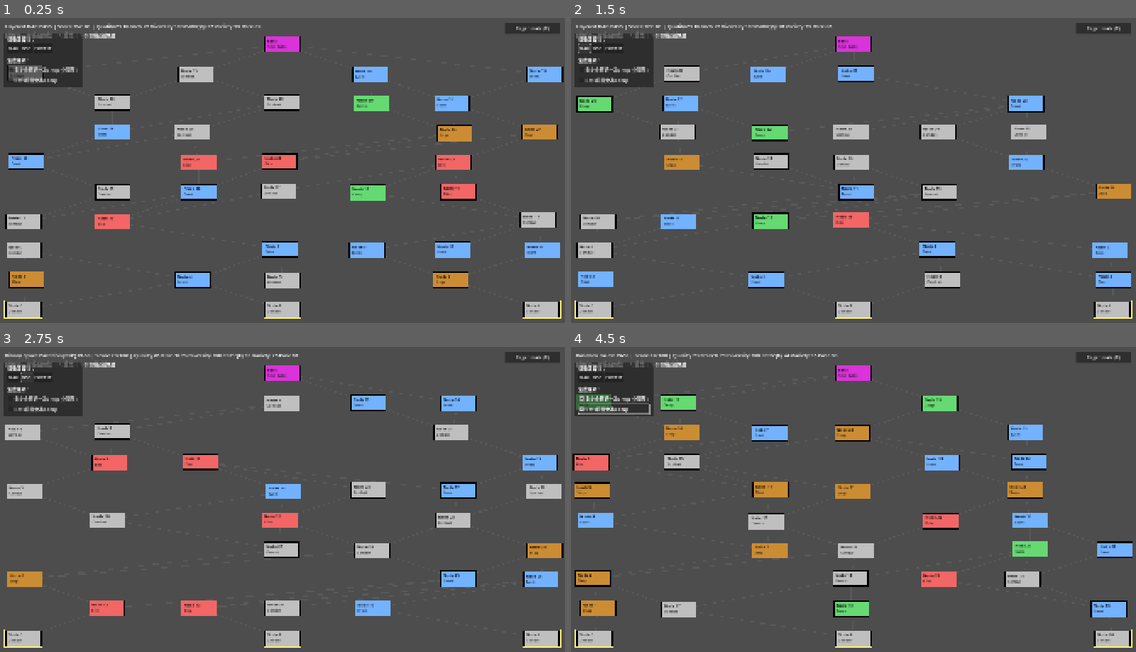
Above: before the commit, frames 1-4 (two rows, left to right).
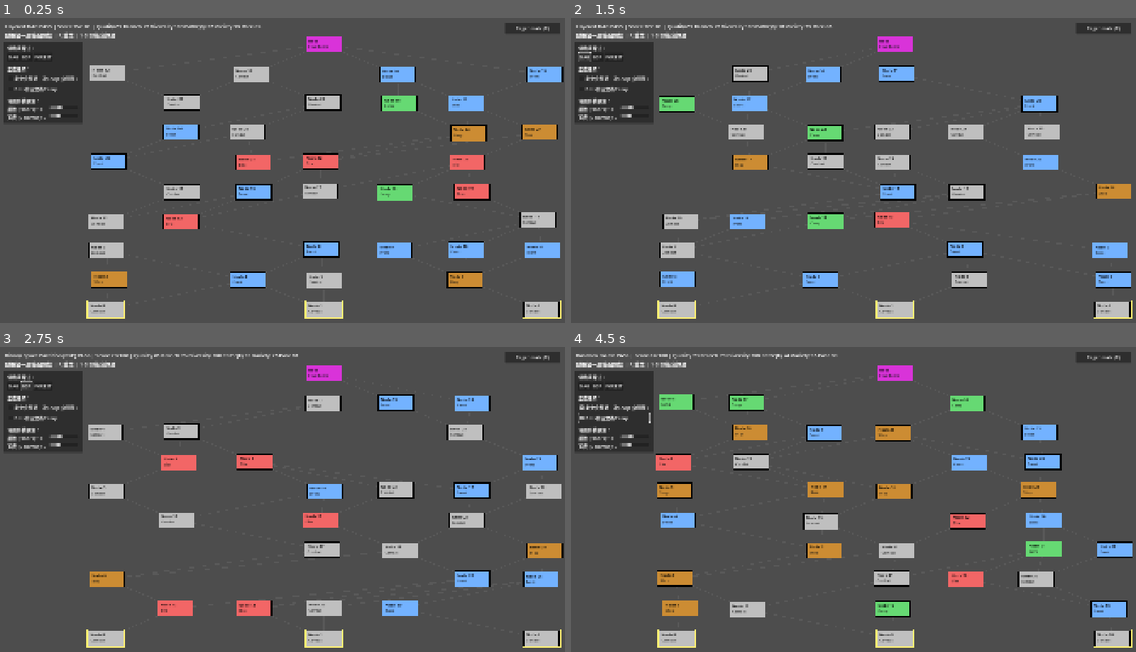
Above: after the commit, the same moments.

Repository: YM1247/114-2_dsap_project
Game: Godot game, scene res://src/scenes/main.tscn
Two runs of this game, one before a commit and one after it. Both use one fixed random seed, a clock stepped at 60 frames per second and the inputs below.
Inputs:
- Up to frame 1 (0.25 s): no input
- Up to frame 2 (1.5 s): click "Regenerate (R)" at 0.5 s; click "DAG" at 1.25 s
- Up to frame 3 (2.75 s): click "BSP" at 2 s
- Up to frame 4 (4.5 s): click "FOREST" at 2.75 s; click "必定會經過一次Shop (中間層)" at 3.5 s; click "Boss前固定為Camp" at 4.25 s

The runs differ from the first frame. In frame 1, 20% of the frame differs, in the area x 0-87%, y 5-99%; in frame 2, 18%; in frame 3, 16%; in frame 4, 20%.

Commit message:
adding new algorithm and export to html

Diff:
--- a/src/scripts/main.gd
+++ b/src/scripts/main.gd
@@ -2,7 +2,8 @@
 
 const NODE_RADIUS := 16.0
 const NODE_CARD_SIZE := Vector2(120.0, 52.0)
-const MAP_MARGIN_X := 80.0
+const MAP_MARGIN_LEFT := 360.0
+const MAP_MARGIN_RIGHT := 80.0
 const MAP_MARGIN_Y := 90.0
 const MAP_EVALUATOR_SCRIPT = preload("res://src/scripts/map_evaluator.gd")
 
@@ -25,6 +26,8 @@
 
 var opt_force_shop: bool = false
 var opt_force_camp: bool = false
+var opt_floors: int = 10
+var opt_columns: int = 7
 
 func _ready() -> void:
 	evaluator = MAP_EVALUATOR_SCRIPT.new()
@@ -109,7 +112,7 @@
 
 	# 將 UI 放在左上角
 	panel.set_anchors_preset(PRESET_TOP_LEFT)
-	panel.position = Vector2(10, 50)
+	panel.position = Vector2(10, 80)
 	ui_canvas.add_child(panel)
 
 	var vbox = VBoxContainer.new()
@@ -144,6 +147,43 @@
 	chk_camp.text = "Boss前固定為Camp"
 	chk_camp.toggled.connect(func(t): opt_force_camp = t; _generate_new_map())
 	vbox.add_child(chk_camp)
+
+	var sep2 = HSeparator.new()
+	vbox.add_child(sep2)
+
+	var param_label = Label.new()
+	param_label.text = "地圖參數調整："
+	vbox.add_child(param_label)
+
+	var floors_hbox = HBoxContainer.new()
+	var floors_label = Label.new()
+	floors_label.text = "層數 (Floors): 10"
+	floors_label.custom_minimum_size.x = 140
+	floors_hbox.add_child(floors_label)
+
+	var floors_slider = HSlider.new()
+	floors_slider.min_value = 5
+	floors_slider.max_value = 20
+	floors_slider.value = 10
+	floors_slider.size_flags_horizontal = Control.SIZE_EXPAND_FILL
+	floors_slider.value_changed.connect(func(v): opt_floors = int(v); floors_label.text = "層數 (Floors): %d" % opt_floors; _generate_new_map())
+	floors_hbox.add_child(floors_slider)
+	vbox.add_child(floors_hbox)
+
+	var cols_hbox = HBoxContainer.new()
+	var cols_label = Label.new()
+	cols_label.text = "寬度 (Columns): 7"
+	cols_label.custom_minimum_size.x = 140
+	cols_hbox.add_child(cols_label)
+
+	var cols_slider = HSlider.new()
+	cols_slider.min_value = 4
+	cols_slider.max_value = 15
+	cols_slider.value = 7
+	cols_slider.size_flags_horizontal = Control.SIZE_EXPAND_FILL
+	cols_slider.value_changed.connect(func(v): opt_columns = int(v); cols_label.text = "寬度 (Columns): %d" % opt_columns; _generate_new_map())
+	cols_hbox.add_child(cols_slider)
+	vbox.add_child(cols_hbox)
 
 func _gui_input(event: InputEvent) -> void:
 	if event is InputEventMouseMotion:
@@ -164,6 +204,8 @@
 	generator = factory.create_generator(current_algorithm)
 	generator.force_shop = opt_force_shop
 	generator.force_camp_before_boss = opt_force_camp
+	generator.floors = opt_floors
+	generator.columns = opt_columns
 
 	# 先嘗試由目前 generator 生成地圖，驗證回傳格式是否正確
 	var gen_map = generator.generate_map()
@@ -172,6 +214,10 @@
 		# 使用預設 DAG 作為回退
 		var fallback_factory = MapGeneratorFactory.new()
 		generator = fallback_factory.create_generator(MapGeneratorFactory.ALGORITHM_DAG)
+		generator.force_shop = opt_force_shop
+		generator.force_camp_before_boss = opt_force_camp
+		generator.floors = opt_floors
+		generator.columns = opt_columns
 		gen_map = generator.generate_map()
 		if typeof(gen_map) != TYPE_DICTIONARY or not gen_map.has("floors") or not gen_map.has("nodes"):
 			push_error("Fallback generator also failed; aborting map generation")
@@ -213,19 +259,19 @@
 	var floors_to_nodes: Array = map_data["floors"]
 	var nodes: Dictionary = map_data["nodes"]
 
-	var usable_w: float = max(size.x - MAP_MARGIN_X * 2.0, 100.0)
+	var usable_w: float = max(size.x - MAP_MARGIN_LEFT - MAP_MARGIN_RIGHT, 100.0)
 	var usable_h: float = max(size.y - MAP_MARGIN_Y * 2.0, 100.0)
 
 	for floor_idx in range(floors_to_nodes.size()):
 		var base_y: float = MAP_MARGIN_Y + usable_h * (1.0 - float(floor_idx) / float(max(floors_to_nodes.size() - 1, 1)))
 		for node_id in floors_to_nodes[floor_idx]:
 			var col: int = nodes[node_id]["column"]
-			var x: float = MAP_MARGIN_X + usable_w * (float(col) / float(max(generator.columns - 1, 1)))
+			var x: float = MAP_MARGIN_LEFT + usable_w * (float(col) / float(max(generator.columns - 1, 1)))
 			var y: float = base_y
 
 			# 固定 Boss 置中，且第一層與 Boss 層取消隨機偏移
 			if nodes[node_id]["type"] == "boss":
-				x = MAP_MARGIN_X + usable_w * 0.5
+				x = MAP_MARGIN_LEFT + usable_w * 0.5
 			elif floor_idx != 0:
 				x += rng.randf_range(-14.0, 14.0)
 				y += rng.randf_range(-3.0, 3.0)
Not shown, added: export_presets.cfg
Binary file added: index.apple-touch-icon.png
Not shown, added: index.apple-touch-icon.png.import
Binary file added: index.icon.png
Not shown, added: index.icon.png.import
Binary file added: index.png
Not shown, added: index.png.import
Not shown, added: index.audio.position.worklet.js
Not shown, added: index.audio.worklet.js
Not shown, added: index.html
Not shown, added: index.js
Not shown, added: index.pck
(and 1 more such lines)
